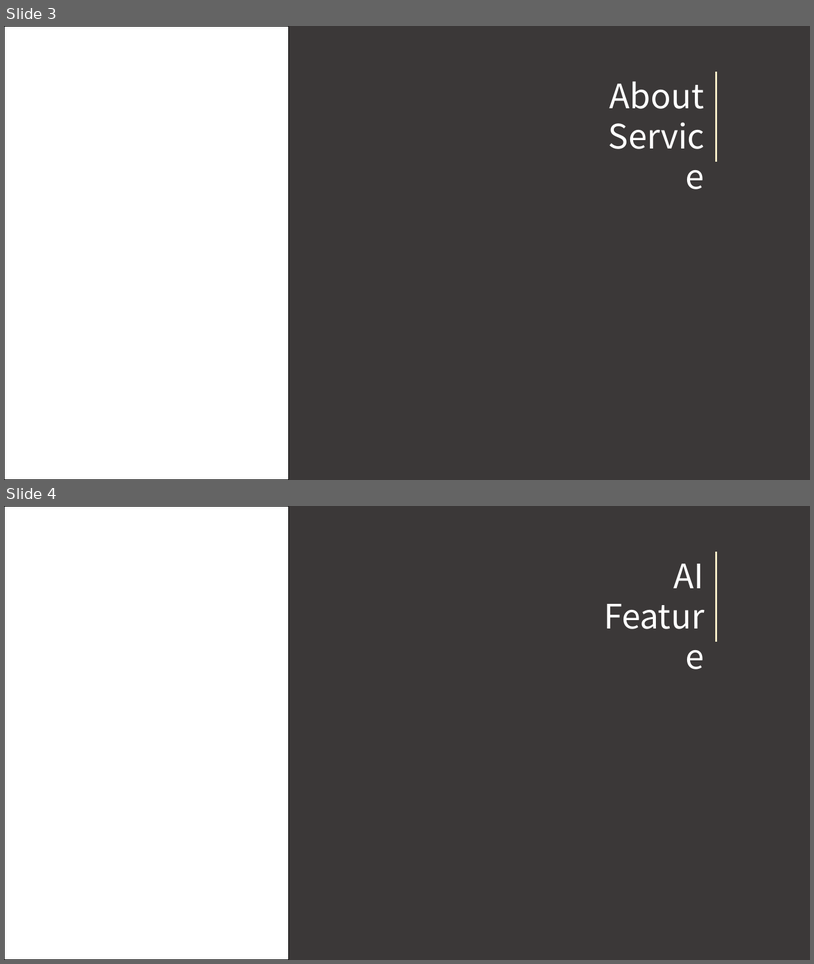
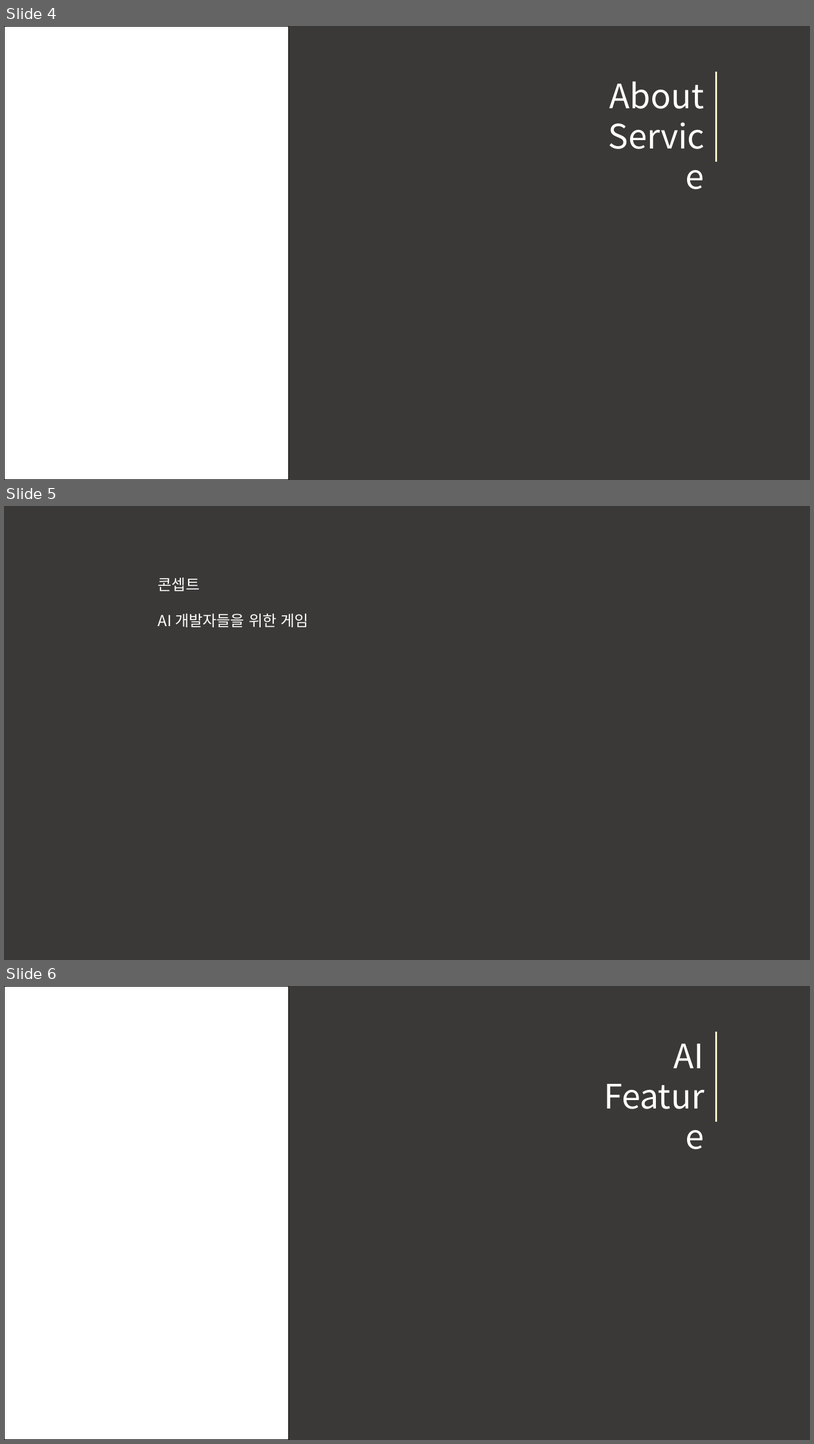
Before and after one commit to robin-maki/ABneBA, a slide deck: ABneBA_Presentation.pptx. Shown one above the other, each under a label of ours: slides 3 and 4 before the commit, slides 4, 5 and 6 after it. The pictures are 814x964 and 814x1444 pixels, drawn with LibreOffice and Linux fonts; fonts in the diff are those of the drawing. Boxes give left, top, right and bottom in pixels: in the first picture for what was removed or moved away, otherwise in the second. Text is boxed around its words. In the diff, an @@ line names an element or a change of style, - is before the commit and + after.

```diff
--- a/ABneBA_Presentation.pptx
+++ b/ABneBA_Presentation.pptx
@@ slide 5 added at <box>4,506,810,960</box>, background #3B3838 @@
@@ text added at <box>158,577,309,627</box>, 18 pt, text #FFFFFF @@
+콘셉트
+AI 개발자들을 위한 게임
@@ what was slide 3 is now slide 4 @@
@@ what was slide 4 is now slide 6 @@
```
Also in this commit, not shown: 2 other slides added, 1 slide removed, 1 other file.
